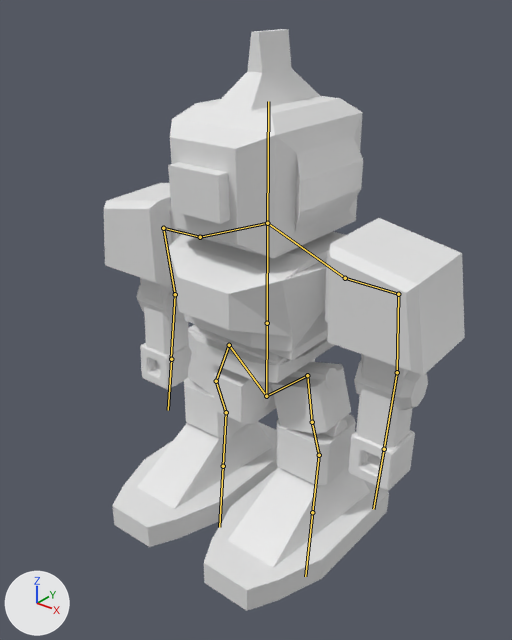
The Blender file Res/Robot.blend: old version first, new version second.
The view is the same before and after, from a 50 mm lens placed at (5.89, -7.63, 7.95), pointed at (0.08, -0.37, 3.45). Every picture has the same lights, and +X, +Y and +Z are marked at lower left. The bones that bend it are drawn over the model as lines.

In view in the first picture: 'Robot'.
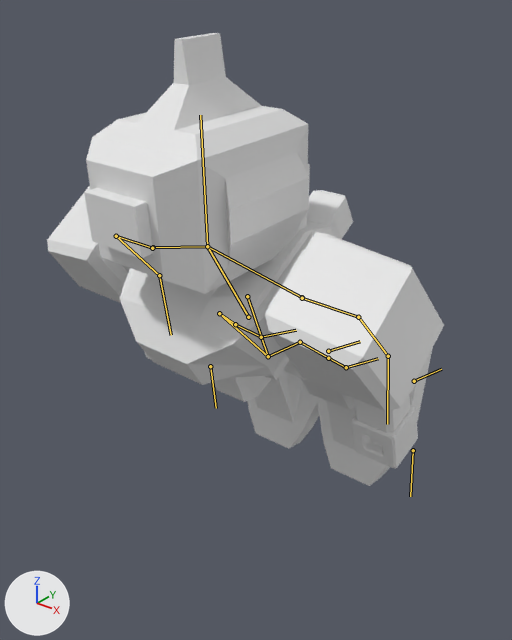
The newer file adds an action. The first version stands in its rest pose; the second is drawn at frame 1 of the action 'Dash'.

Where the change shows, as pixel boxes (x1, y1, x2, y2) in the pictures (512 x 640 px):
'Robot', posed: before (104, 29, 465, 611); after (47, 33, 444, 486)
bone 'Weist', root to tip: before (267, 323) to (266, 396); after (247, 296) to (268, 356)
bone 'Chest', root to tip: before (267, 323) to (267, 223); after (248, 317) to (207, 246)
bone 'Head', root to tip: before (267, 223) to (268, 101); after (207, 246) to (200, 115)
bone 'Foot_IK.R', root to tip: before (223, 466) to (219, 527); after (328, 351) to (360, 341)
bone 'Foot_IK.L', root to tip: before (312, 512) to (305, 576); after (414, 381) to (441, 369)
bone 'DownArm_IK.R', root to tip: before (171, 359) to (168, 410); after (210, 366) to (216, 408)
bone 'DownArm_IK.L', root to tip: before (384, 449) to (373, 509); after (413, 450) to (410, 496)

What the commit changed:
Bone 'Weist' (bone_weist) moves from (0.0, 0.0, 0.0) to (0.0, -0.46, 0.6).
Bone 'Weist' (bone_weist) turns from (0, 0, 0) to (23, 0, 0) degrees about its own x, y and z.
Bone 'Chest' (bone_chest) moves from (0.0, 0.0, 0.0) to (0.0, -0.31, 0.11).
Bone 'Chest' (bone_chest) turns from (0, 0, 0) to (10, -1, -1) degrees about its own x, y and z.
Bone 'Head' (bone_head) turns from (0, 0, 0) to (-30, 0, 0) degrees about its own x, y and z.
Bone 'Foot_IK.R' (bone_foot_ik_r) moves from (0.0, 0.0, 0.0) to (0.01, -1.27, 3.21).
Bone 'Foot_IK.R' (bone_foot_ik_r) turns from (0, 0, 0) to (82, 0, 0) degrees about its own x, y and z.
Bone 'Foot_IK.L' (bone_foot_ik_l) moves from (0.0, 0.0, 0.0) to (-0.01, -1.27, 3.21).
Bone 'Foot_IK.L' (bone_foot_ik_l) turns from (0, 0, 0) to (82, 0, 0) degrees about its own x, y and z.
Bone 'DownArm_IK.R' (bone_downarm_ik_r) moves from (0.0, 0.0, 0.0) to (0.01, 0.45, -1.1).
Bone 'DownArm_IK.R' (bone_downarm_ik_r) turns from (0, 0, 0) to (-16, 0, 0) degrees about its own x, y and z.
Bone 'DownArm_IK.L' (bone_downarm_ik_l) moves from (0.0, 0.0, 0.0) to (0.01, 0.45, -1.1).
Bone 'DownArm_IK.L' (bone_downarm_ik_l) turns from (0, 0, 0) to (-16, 0, 0) degrees about its own x, y and z.
